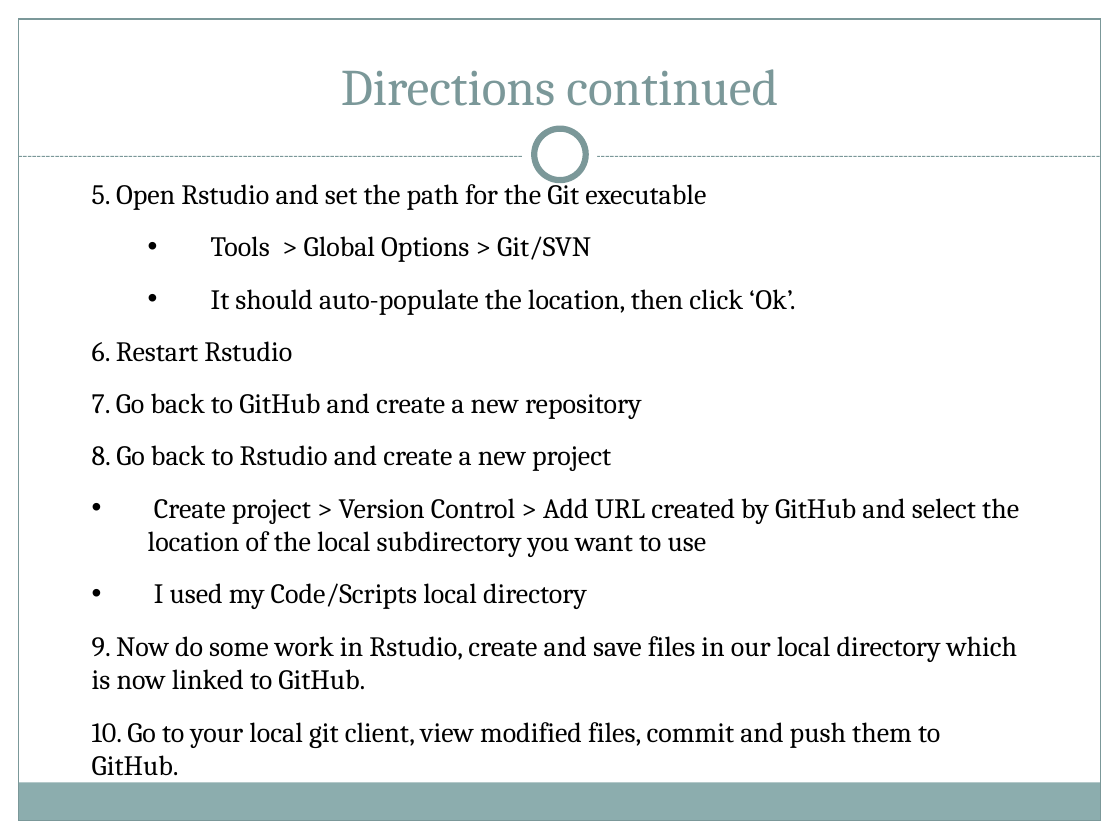
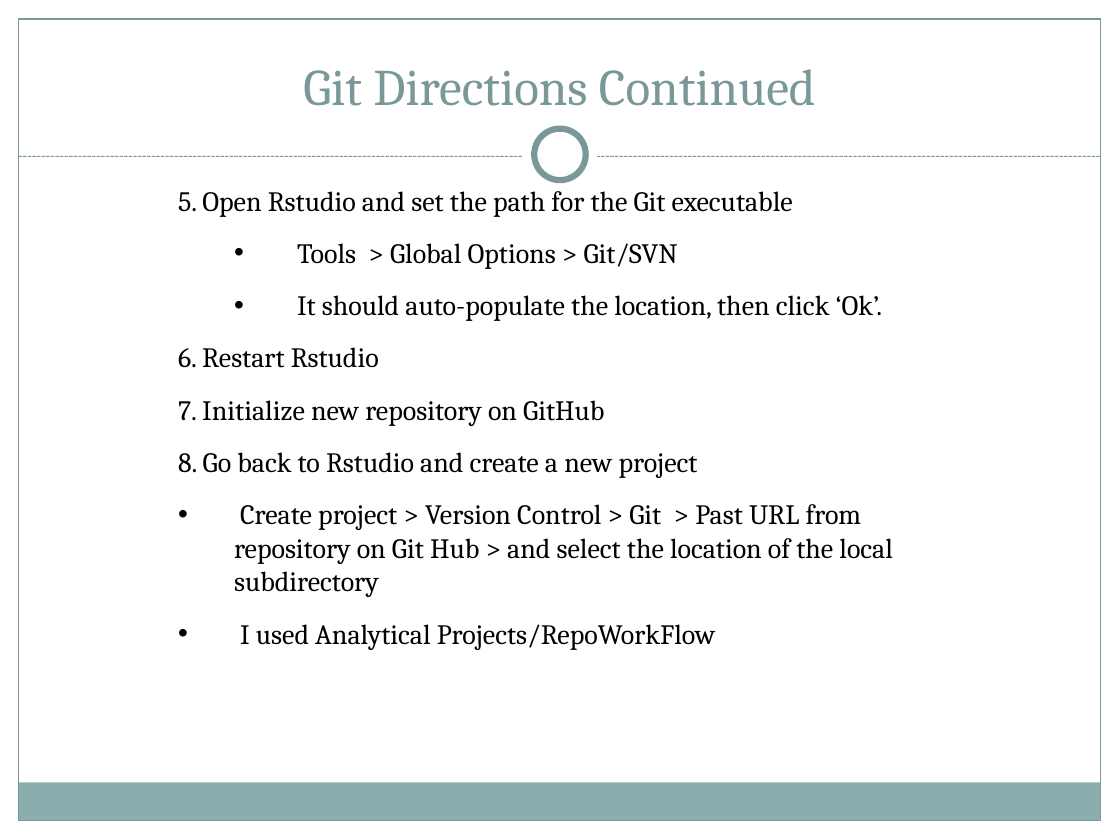
Before and after one commit to roxannebeauclair/RepoWorkFlow, a slide deck: slide 11 of Documents/Presentation Slides/Reproducible reports Delva Group Seminar 29 Feb to 04 March.pptx. Drawn at 1120x840 pixels with LibreOffice and Linux fonts; fonts in the diff are those of the drawing. Boxes give left, top, right and bottom in pixels: in the first picture for what was removed or moved away, otherwise in the second. Text is boxed around its words. In the diff, an @@ line names an element or a change of style, - is before the commit and + after.

Commit message:
Created import script and finalized the skeleton of the powerpoint

```diff
--- a/Documents/Presentation Slides/Reproducible reports Delva Group Seminar 29 Feb to 04 March.pptx
+++ b/Documents/Presentation Slides/Reproducible reports Delva Group Seminar 29 Feb to 04 March.pptx
@@ title at [303,69,816,106]: text changed @@
-Directions continued
+Git Directions Continued
@@ text "5. Open Rstudio and set ...": place and size @@
-text "5. Open Rstudio and set ..." at [92,178,1019,776]
+text "5. Open Rstudio and set ..." at [178,191,893,650]
@@ text at [178,400,604,426]: text changed @@
-7. Go back to GitHub and create a new repository
+7. Initialize new repository on GitHub
@@ text at [234,504,893,650]: text changed @@
-  • Create project > Version Control > Add URL created by GitHub and select the location of the local subdirectory you want to use
-  • I used my Code/Scripts local directory
-9. Now do some work in Rstudio, create and save files in our local directory which is now linked to GitHub.
-10. Go to your local git client, view modified files, commit and push them to GitHub.
+  • Create project > Version Control > Git > Past URL from repository on Git Hub > and select the location of the local subdirectory
+  • I used Analytical Projects/RepoWorkFlow
```
Also in this commit, not shown: 12 other slides changed, 4 slides added, 7 other files.
